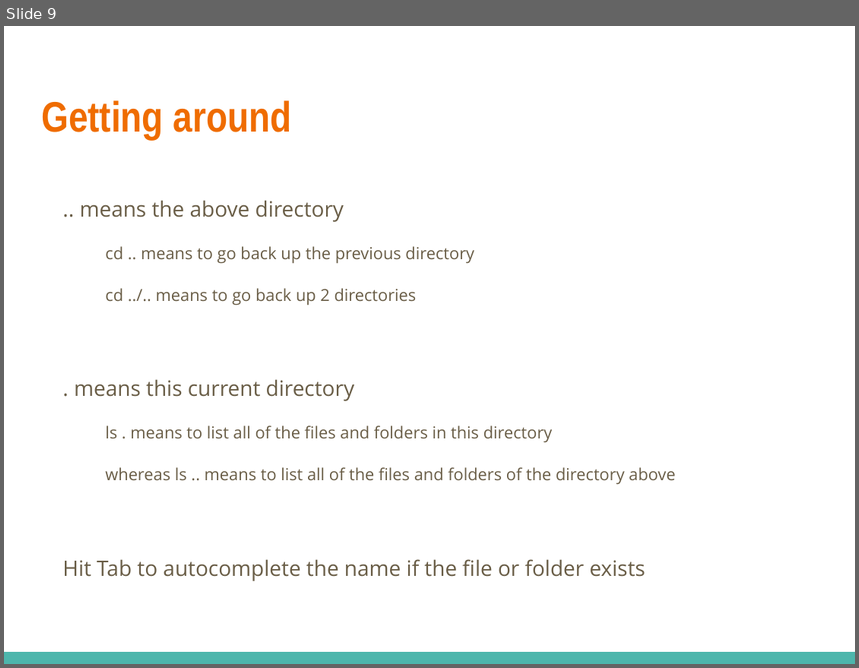
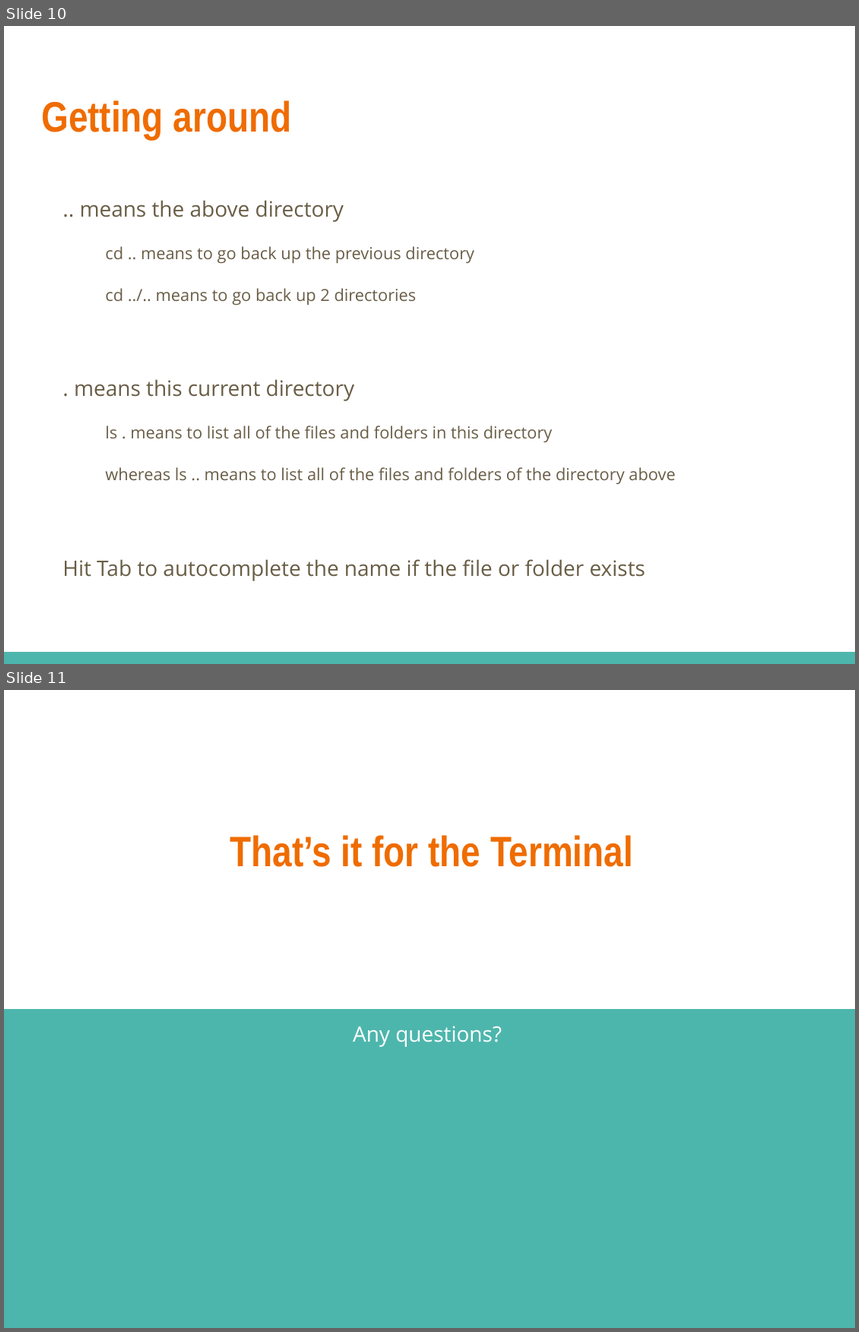
Before and after one commit to linkedin/high-school-trainee, a slide deck: Week_1/Lectures/1.2_Terminal.pptx. Shown one above the other, each under a label of ours: slide 9 before the commit, slides 10 and 11 after it. The pictures are 859x668 and 859x1332 pixels, drawn with LibreOffice and Linux fonts; fonts in the diff are those of the drawing. Boxes give left, top, right and bottom in pixels: in the first picture for what was removed or moved away, otherwise in the second. Text is boxed around its words. In the diff, an @@ line names an element or a change of style, - is before the commit and + after.

```diff
--- a/Week_1/Lectures/1.2_Terminal.pptx
+++ b/Week_1/Lectures/1.2_Terminal.pptx
@@ slide 11 added at [4, 690, 855, 1328], background #FFFFFF @@
@@ title added at [230, 835, 633, 867], 36 pt, text #EF6C00, bold @@
+That’s it for the Terminal
@@ rectangle added at [4, 1009, 855, 1328], fill #4DB6AC @@
@@ text added at [353, 1026, 502, 1047], 18 pt, text #FFFFFF @@
+Any questions?
@@ what was slide 9 is now slide 10 @@
```
Also in this commit, not shown: 6 slides changed, 1 other slide added, 1 slide removed, 17 other files.
